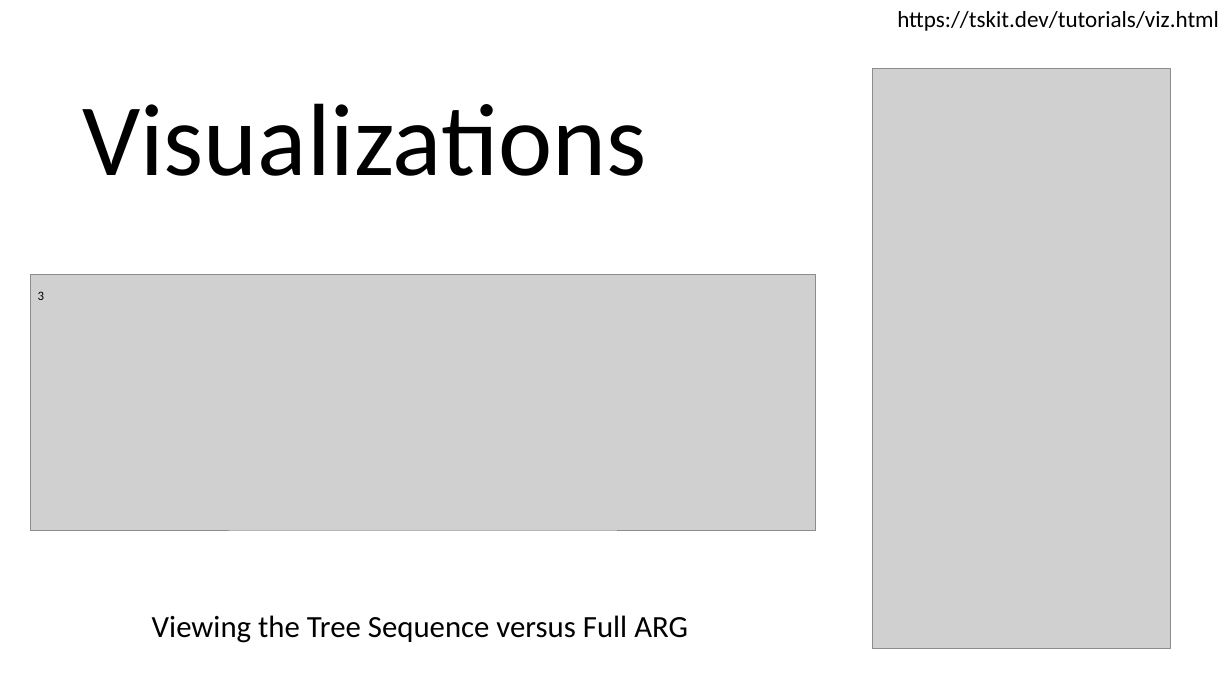
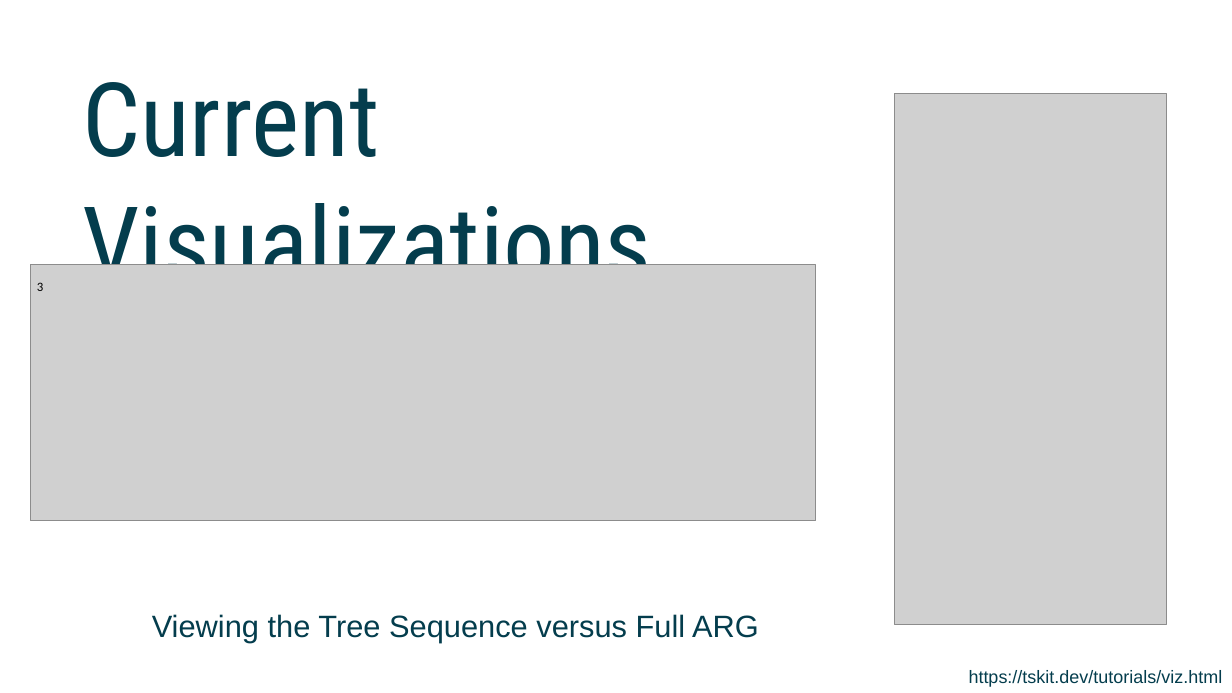
Before and after one commit to kitchensjn/tskit_arg_visualizer, a slide deck: slide 2 of tskit_presentation.pptx. Drawn at 1232x693 pixels with LibreOffice and Linux fonts; fonts in the diff are those of the drawing; grey boxes stand for pictures. Boxes give left, top, right and bottom in pixels: in the first picture for what was removed or moved away, otherwise in the second. Text is boxed around its words. In the diff, an @@ line names an element or a change of style, - is before the commit and + after.

```diff
--- a/tskit_presentation.pptx
+++ b/tskit_presentation.pptx
@@ text at [82, 82, 651, 304]: text changed; font Calibri to Roboto Condensed; text colour #000000 to #043D4D @@
-Visualizations
+Current Visualizations
@@ picture: place and size @@
-picture at [872, 68, 1170, 649]
+picture at [895, 93, 1167, 625]
@@ picture: place and size @@
-picture at [30, 274, 816, 531]
+picture at [30, 265, 816, 521]
@@ text "3": place and size @@
-text "3" at [38, 291, 44, 300]
+text "3" at [37, 282, 43, 291]
@@ text "Viewing the Tree Sequence versus ..." at [152, 614, 759, 643]: font Calibri to Arial, text colour #000000 to #043D4D @@
@@ text "https://tskit.dev/tutorials/viz.html": place and size @@
-text "https://tskit.dev/tutorials/viz.html" at [897, 11, 1219, 31]
+text "https://tskit.dev/tutorials/viz.html" at [969, 670, 1223, 687]
@@ text "https://tskit.dev/tutorials/viz.html" at [969, 670, 1223, 687]: size 18 to 14 pt, font Calibri to Arial, text colour #000000 to #043D4D; alignment left to right @@
```
Also in this commit, not shown: 2 other slides changed, 18 slides added.
